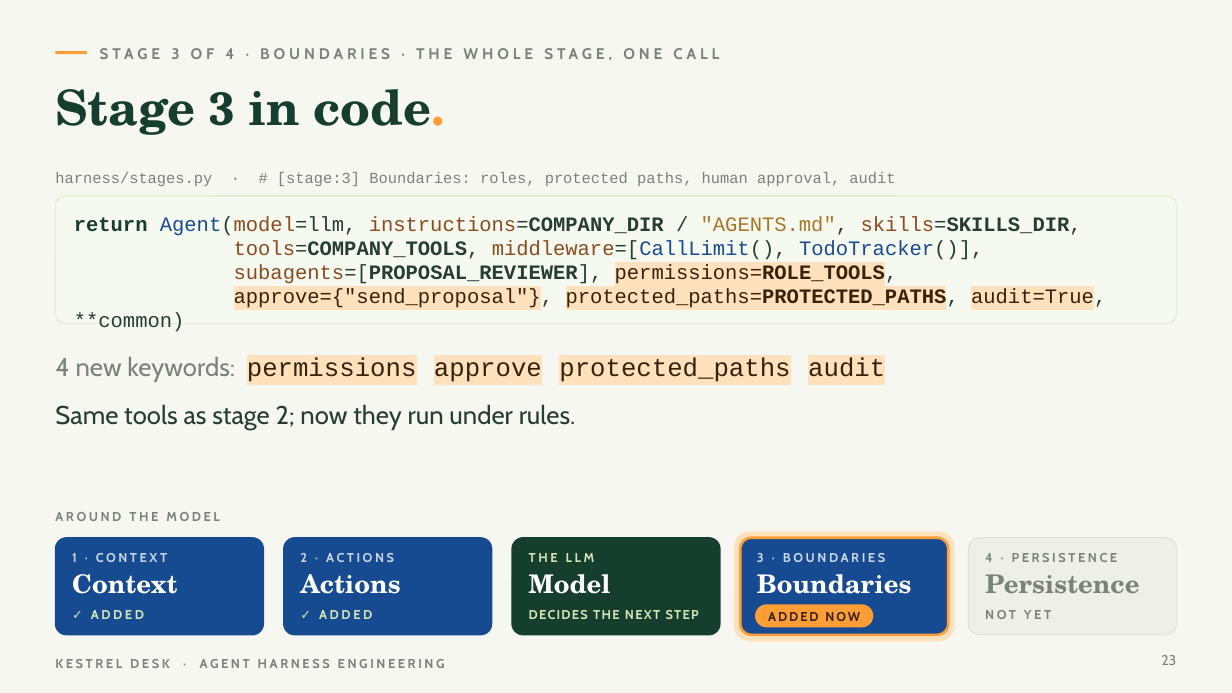
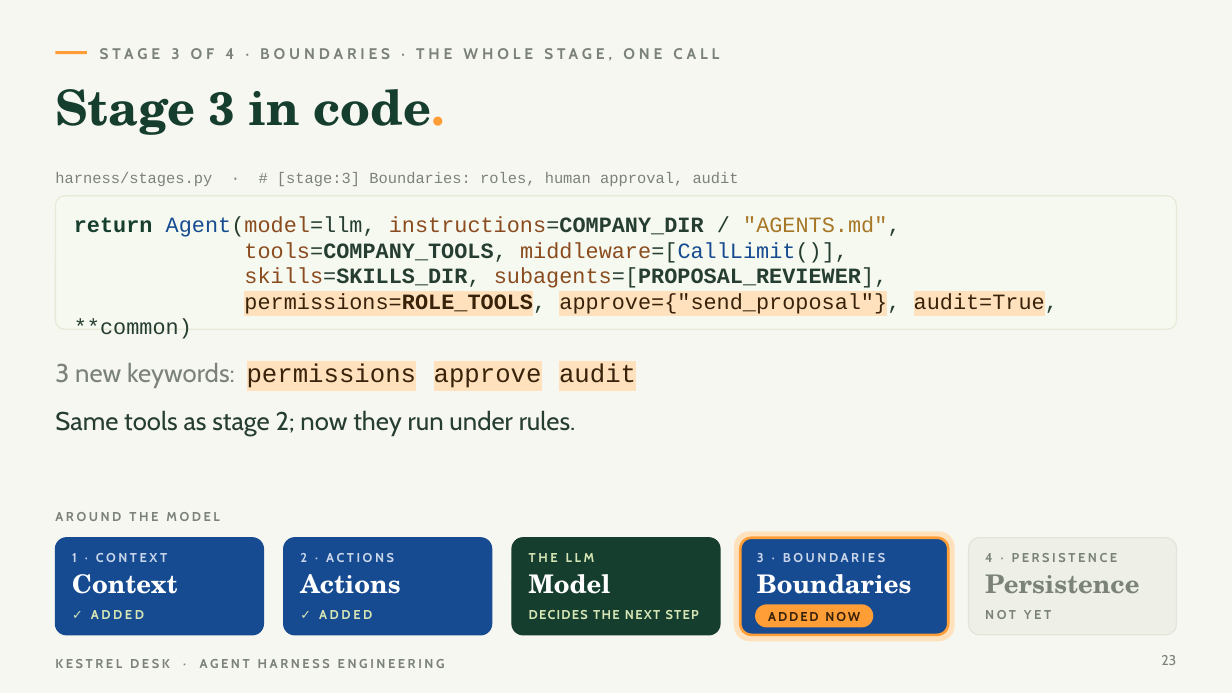
Before and after one commit to shubham-t/kestrel-desk, a slide deck: slide 23 of deck/Kestrel-Desk-Harness-Engineering.pptx. Drawn at 1232x693 pixels with LibreOffice and Linux fonts; fonts in the diff are those of the drawing. Boxes give left, top, right and bottom in pixels: in the first picture for what was removed or moved away, otherwise in the second. Text is boxed around its words. In the diff, an @@ line names an element or a change of style, - is before the commit and + after.

```diff
--- a/deck/Kestrel-Desk-Harness-Engineering.pptx
+++ b/deck/Kestrel-Desk-Harness-Engineering.pptx
@@ text at [55, 172, 739, 186]: text changed @@
-harness/stages.py · # [stage:3] Boundaries: roles, protected paths, human approval, audit
+harness/stages.py · # [stage:3] Boundaries: roles, human approval, audit
@@ rounded rectangle: place and size @@
-rounded rectangle at [55, 196, 1177, 323]
+rounded rectangle at [55, 196, 1177, 330]
@@ rounded rectangle at [55, 196, 1177, 330]: proportions changed @@
@@ text at [74, 217, 1058, 316]: text changed; size 16 to 17 pt @@
-return Agent(model=llm, instructions=COMPANY_DIR / "AGENTS.md", skills=SKILLS_DIR,
-tools=COMPANY_TOOLS, middleware=[CallLimit(), TodoTracker()],
-subagents=[PROPOSAL_REVIEWER], permissions=ROLE_TOOLS,
-approve={"send_proposal"}, protected_paths=PROTECTED_PATHS, audit=True, **common)
+return Agent(model=llm, instructions=COMPANY_DIR / "AGENTS.md",
+tools=COMPANY_TOOLS, middleware=[CallLimit()],
+skills=SKILLS_DIR, subagents=[PROPOSAL_REVIEWER],
+permissions=ROLE_TOOLS, approve={"send_proposal"}, audit=True, **common)
@@ text at [55, 363, 636, 390]: text changed @@
-4 new keywords: permissions approve protected_paths audit
+3 new keywords: permissions approve audit
@@ text "Same tools as stage 2; ...": place and size @@
-text "Same tools as stage 2; ..." at [55, 404, 576, 430]
+text "Same tools as stage 2; ..." at [55, 410, 576, 436]
```
Also in this commit, not shown: 14 other slides changed, 3 slides added, 3 slides removed, 33 other files.
